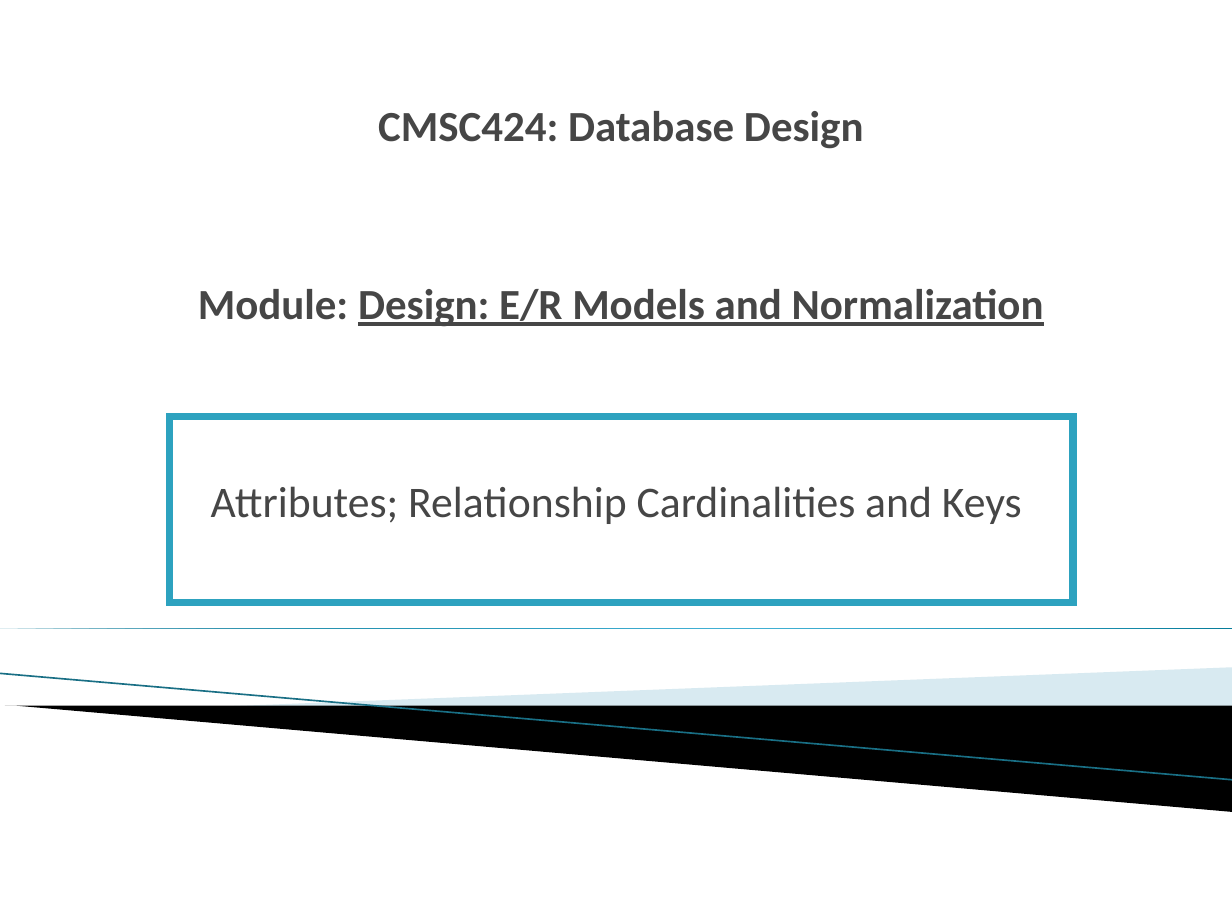
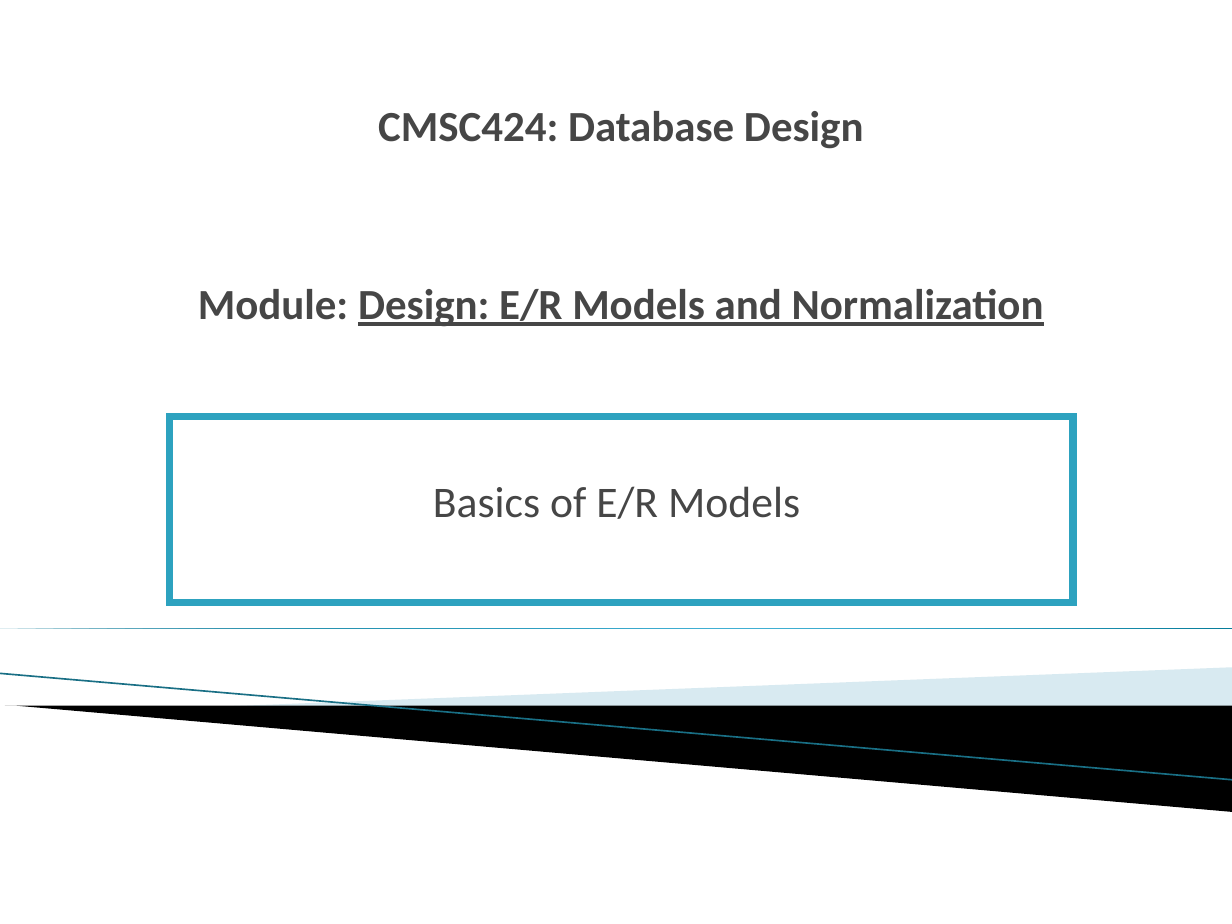
Before and after one commit to umddb/cmsc424-fall2021, a slide deck: slide 8 of Slides/03-E-R-Normalization.pptx (slide 9 before the commit). Drawn at 1232x924 pixels with LibreOffice and Linux fonts; fonts in the diff are those of the drawing; background and template pictures are left out. Boxes give left, top, right and bottom in pixels: in the first picture for what was removed or moved away, otherwise in the second. Text is boxed around its words. In the diff, an @@ line names an element or a change of style, - is before the commit and + after.

```diff
--- a/Slides/03-E-R-Normalization.pptx
+++ b/Slides/03-E-R-Normalization.pptx
@@ text in rectangle at (433, 486, 800, 519): text changed @@
-Attributes; Relationship Cardinalities and Keys
+Basics of E/R Models
```
Also in this commit, not shown: 4 other slides changed, 5 slides added, 1 slide removed, 1 other file.
